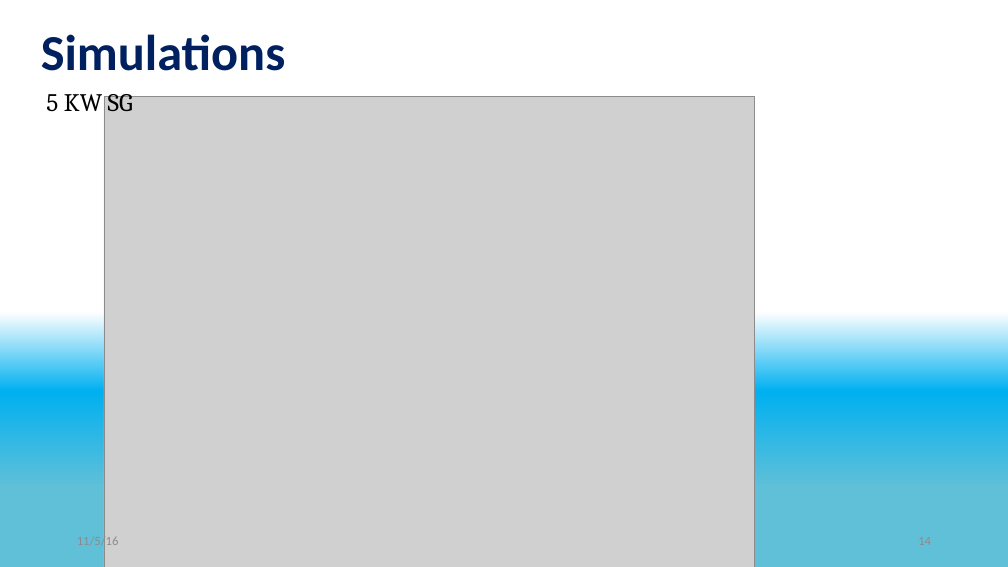
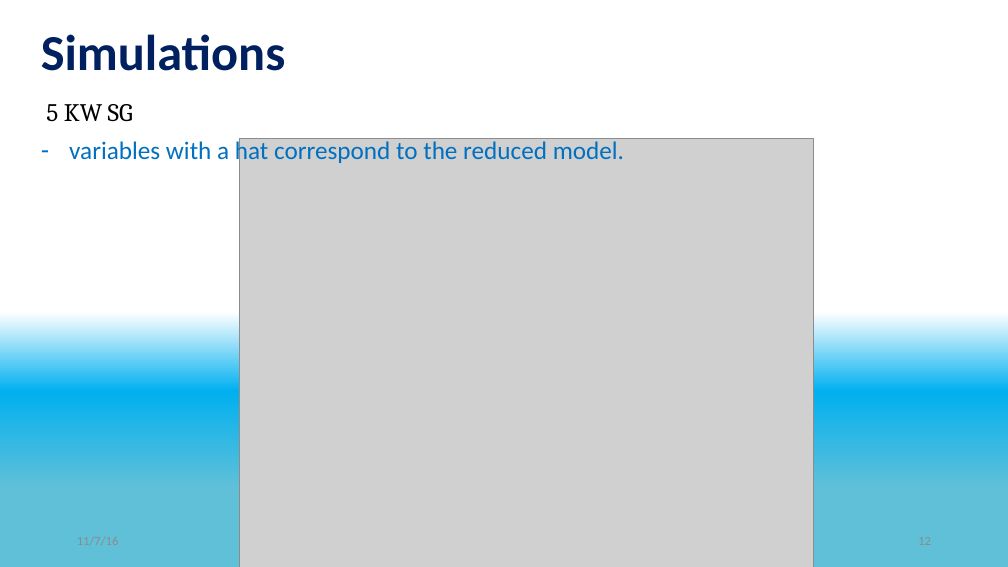
Before and after one commit to eladven/thesis, a slide deck: slide 12 of Presentations/Seminar.pptx (slide 14 before the commit). Drawn at 1008x567 pixels with LibreOffice and Linux fonts; fonts in the diff are those of the drawing; grey boxes stand for pictures. Boxes give left, top, right and bottom in pixels: in the first picture for what was removed or moved away, otherwise in the second. Text is boxed around its words. In the diff, an @@ line names an element or a change of style, - is before the commit and + after.

```diff
--- a/Presentations/Seminar.pptx
+++ b/Presentations/Seminar.pptx
@@ subtitle "5 KW SG": place and size @@
-subtitle "5 KW SG" at box(46, 88, 133, 112)
+subtitle "5 KW SG" at box(46, 104, 624, 166)
@@ subtitle at box(69, 139, 624, 166): paragraph added @@
+– variables with a hat correspond to the reduced model.
@@ picture: place and size @@
-picture at box(104, 96, 755, 567)
+picture at box(240, 139, 814, 567)
@@ text removed at box(77, 535, 119, 549) @@
-11/5/16
```
Also in this commit, not shown: 11 other slides changed, 7 slides removed.
